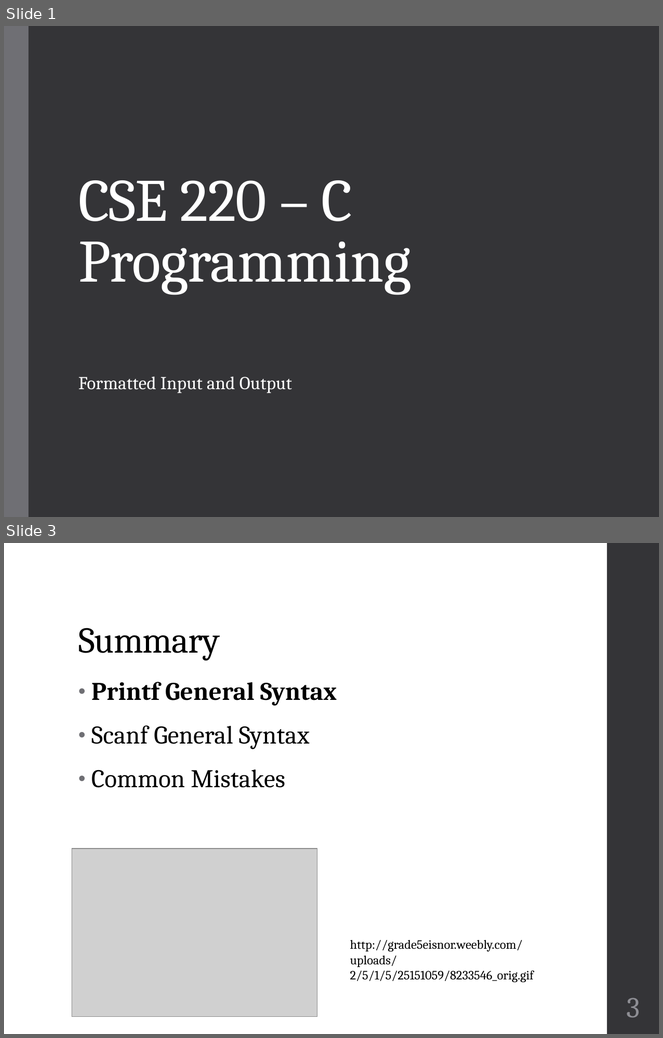
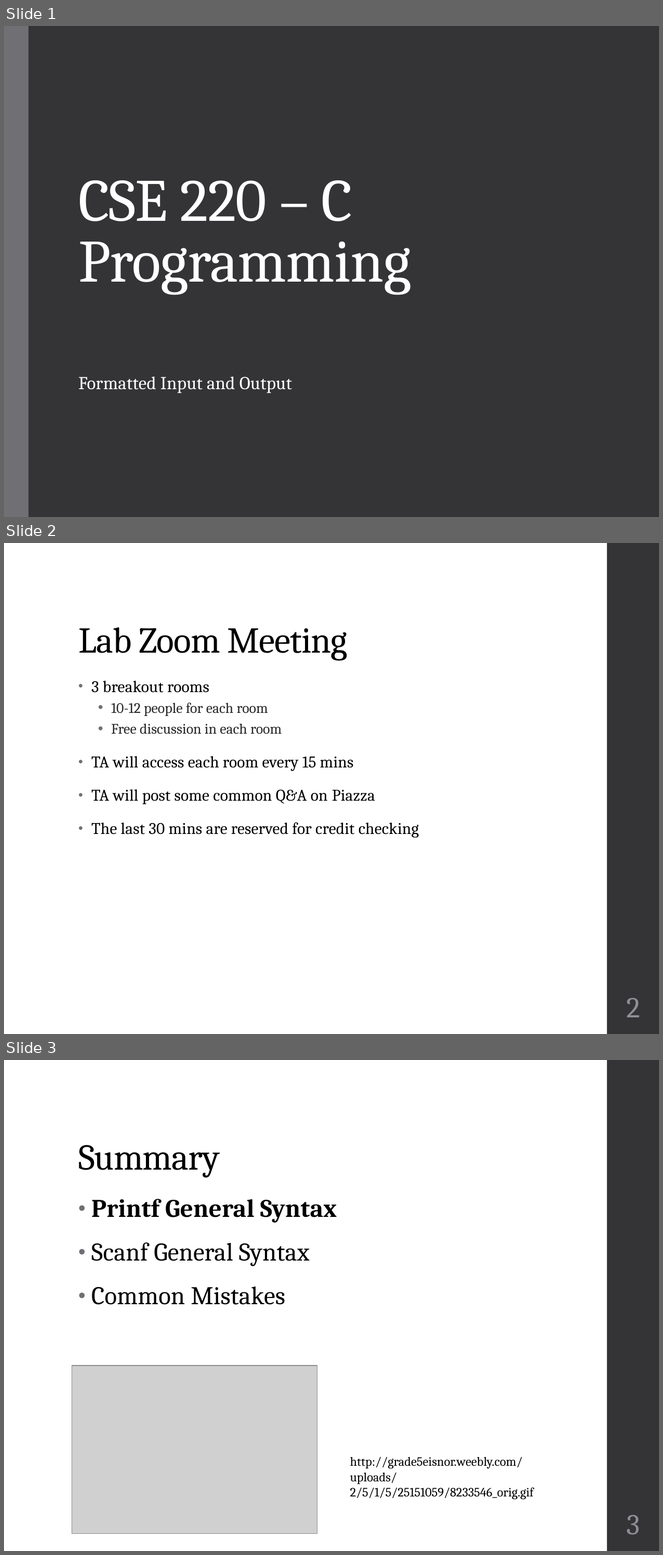
Before and after one commit to geneti/cse220_2020fall, a slide deck: Lectures/cse220-04-input-output.pptx. Shown one above the other, each under a label of ours: slides 1 and 3 before the commit, slides 1, 2 and 3 after it; the slides between them are not shown. The pictures are 663x1038 and 663x1555 pixels, drawn with LibreOffice and Linux fonts; fonts in the diff are those of the drawing; grey boxes stand for pictures. Boxes give left, top, right and bottom in pixels: in the first picture for what was removed or moved away, otherwise in the second. Text is boxed around its words. In the diff, an @@ line names an element or a change of style, - is before the commit and + after.

```diff
--- a/Lectures/cse220-04-input-output.pptx
+++ b/Lectures/cse220-04-input-output.pptx
@@ slide 2 added at (4, 543, 659, 1034), background #FFFFFF; not listed: 1 template element that a slide beside it also shows @@
@@ title added at (78, 627, 348, 661), 40 pt, text #000000 @@
+Lab Zoom Meeting
@@ text added at (91, 681, 419, 838), 18 pt, text #000000 @@
+• 3 breakout rooms
+  • 10-12 people for each room
+  • Free discussion in each room
+• TA will access each room every 15 mins
+• TA will post some common Q&A on Piazza
+• The last 30 mins are reserved for credit checking
@@ page number added at (626, 998, 640, 1018), 32 pt, text #8E8E94 @@
+2
```
Also in this commit, not shown: 1 slide changed, 1 slide removed, 5 other files.
